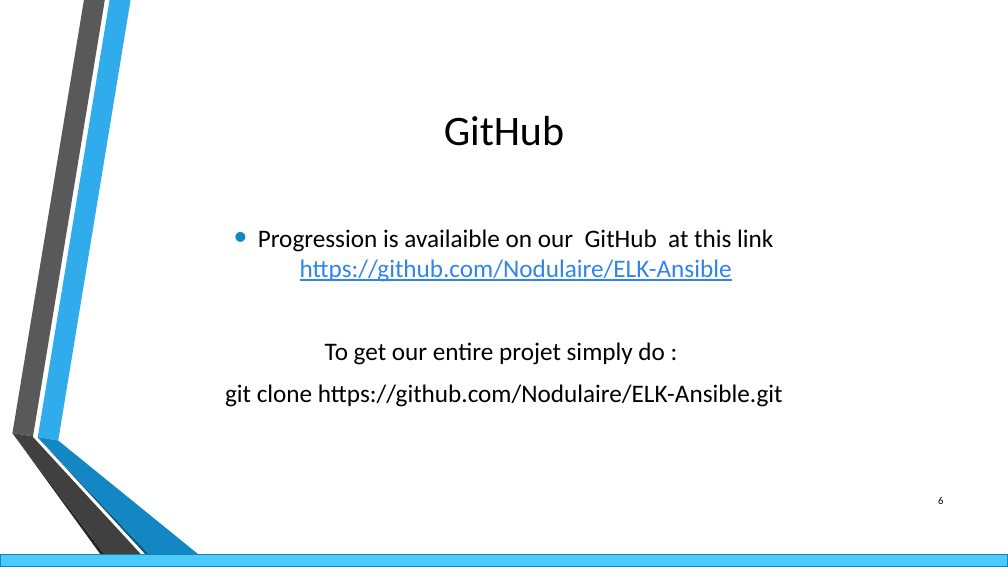
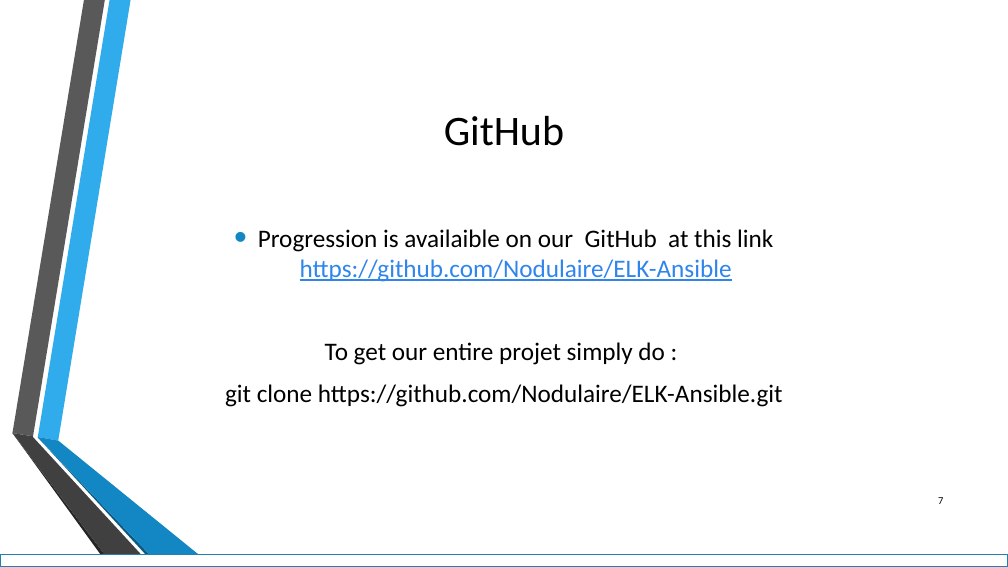
Before and after one commit to Nodulaire/ELK-Ansible, a slide deck: slide 7 of Presentation/PresC4.pptx (slide 6 before the commit). Drawn at 1008x567 pixels with LibreOffice and Linux fonts; fonts in the diff are those of the drawing; background and template pictures are left out. Boxes give left, top, right and bottom in pixels: in the first picture for what was removed or moved away, otherwise in the second. Text is boxed around its words. In the diff, an @@ line names an element or a change of style, - is before the commit and + after.

```diff
--- a/Presentation/PresC4.pptx
+++ b/Presentation/PresC4.pptx
@@ page number at box(938, 497, 943, 504): text changed @@
-6
+7
@@ rectangle at box(0, 554, 1008, 567): fill #4ACBFA to #FFFFFF @@
```
Also in this commit, not shown: 5 other slides changed, 1 slide added, 1 other file.
